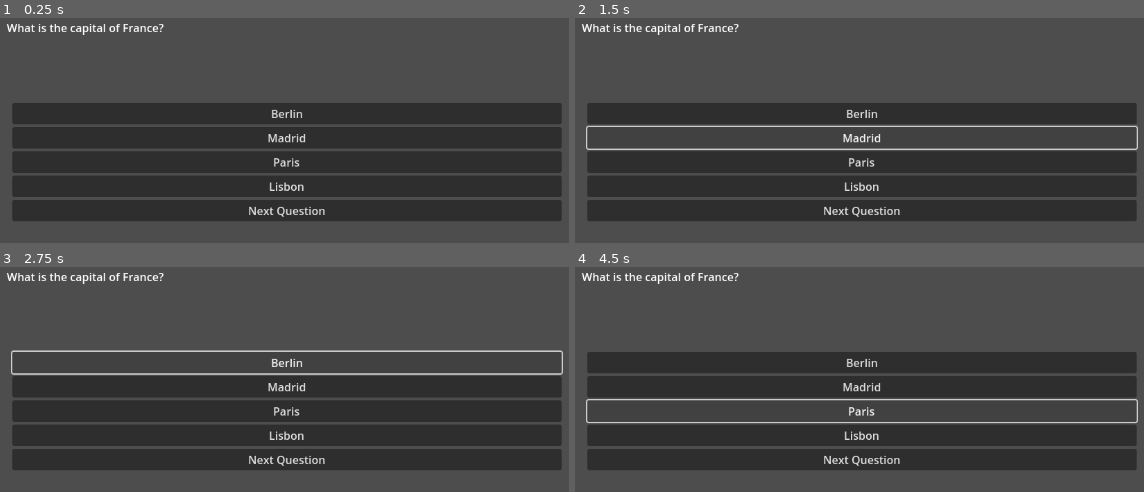
Above: before the commit, frames 1-4 (two rows, left to right).
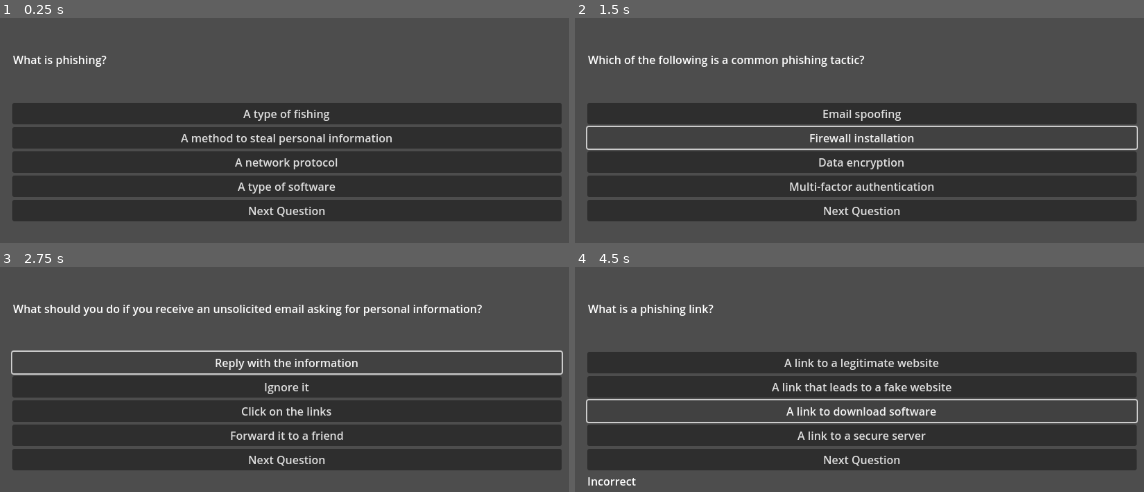
Above: after the commit, the same moments.

Repository: MagnusAustin/friendly-spork
Game: Godot game, scene res://control.tscn
Same seed, same stepped clock (60 frames per second), same inputs: the game is played once before the commit and once after it.
Inputs:
- Up to frame 1 (0.25 s): no input
- Up to frame 2 (1.5 s): click "Berlin" (after the commit: "A type of fishing") at 0.5 s; click "Madrid" (after the commit: "A method to steal personal in…") at 1.25 s
- Up to frame 3 (2.75 s): click "Berlin" (after the commit: "Email spoofing") at 2 s
- Up to frame 4 (4.5 s): click "Berlin" (after the commit: "Reply with the information") at 2.75 s; click "Madrid" (after the commit: "Ignore it") at 3.5 s; click "Paris" (after the commit: "A link to download software") at 4.25 s

The runs differ from the first frame. In frame 1, 2.7% of the frame differs, in the area x 1-69%, y 2-79%; in frame 2, 3.0%; in frame 3, 3.5%, in the area x 1-85%, y 2-77%; in frame 4, 3.2%.

Commit message:
Add files via upload

Diff:
--- a/Quizz/control.gd
+++ b/Quizz/control.gd
@@ -3,6 +3,7 @@
 var questions = []
 var options = []
 var current_question_index = 0
+var correct = []
 
 # Called when the node enters the scene tree for the first time.
 func _ready():
@@ -22,7 +23,9 @@
 	for i in range(json_result.size()):
 		options.append(json_result[i].get("options" , "Unknown"))
 
-	print(options[1])
+	for i in range(json_result.size()):
+		correct.append(json_result[i].get("correct_index" , "Unknown"))
+
 
 # Display the current question and options
 func show_question():
@@ -33,20 +36,65 @@
 	$VBoxContainer/OptionD.text = options[current_question_index][3]
 
 func next_question():
-	current_question_index +=1
-
-func _on_next_question_button_pressed():
-	if current_question_index >= 1:
-		$QuestionLabel.text = "Hooray"
-		$VBoxContainer/OptionA.queue_free()
-		$VBoxContainer/OptionB.queue_free()
-		$VBoxContainer/OptionC.queue_free()
-		$VBoxContainer/OptionD.queue_free()
-		$VBoxContainer/NextQuestionButton.queue_free()
+	if current_question_index >= 9:
+		out_of_bounds()
 	else:
-		next_question()
+		current_question_index +=1
+		$VBoxContainer/AnswerLabel.text = ''
 		$QuestionLabel.text = questions[current_question_index]
 		$VBoxContainer/OptionA.text = options[current_question_index][0]
 		$VBoxContainer/OptionB.text = options[current_question_index][1]
 		$VBoxContainer/OptionC.text = options[current_question_index][2]
 		$VBoxContainer/OptionD.text = options[current_question_index][3]
+
+func _on_next_question_button_pressed():
+	if current_question_index >= 9:
+		out_of_bounds()
+	else:
+		next_question()
+
+func out_of_bounds():
+	$VBoxContainer/AnswerLabel.queue_free()
+	$QuestionLabel.text = "Hooray"
+	$VBoxContainer/OptionA.queue_free()
+	$VBoxContainer/OptionB.queue_free()
+	$VBoxContainer/OptionC.queue_free()
+	$VBoxContainer/OptionD.queue_free()
+	$VBoxContainer/NextQuestionButton.queue_free()
+
+
+
+func _on_option_a_pressed():
+	if correct[current_question_index] == 0:
+		$VBoxContainer/AnswerLabel.text = "Correct"
+		next_question()
+	else:
+		$VBoxContainer/AnswerLabel.text = "Incorrect"
+		correct_ans()
+
+func _on_option_b_pressed():
+	if correct[current_question_index] == 1:
+		$VBoxContainer/AnswerLabel.text = "Correct"
+		next_question()
+	else:
+		$VBoxContainer/AnswerLabel.text = "Incorrect" # Replace with function body.
+		correct_ans()
+
+func _on_option_c_pressed():
+	if correct[current_question_index] == 2:
+		$VBoxContainer/AnswerLabel.text = "Correct"
+		next_question()
+	else:
+		$VBoxContainer/AnswerLabel.text = "Incorrect" # Replace with function body.
+		correct_ans()
+
+func _on_option_d_pressed():
+	if correct[current_question_index] == 3:
+		$VBoxContainer/AnswerLabel.text = "Correct"
+		next_question()
+	else:
+		$VBoxContainer/AnswerLabel.text = "Incorrect"
+		correct_ans()
+
+func correct_ans():
+	print(options[current_question_index][correct[current_question_index]])
--- a/Quizz/control.tscn
+++ b/Quizz/control.tscn
@@ -34,12 +34,15 @@
 layout_mode = 2
 text = "Next Question"
 
+[node name="AnswerLabel" type="Label" parent="VBoxContainer"]
+layout_mode = 2
+
 [node name="QuestionLabel" type="Label" parent="."]
 layout_mode = 2
-offset_left = 128.0
-offset_top = 128.0
-offset_right = 928.0
-offset_bottom = 192.0
+offset_left = 137.0
+offset_top = 174.0
+offset_right = 937.0
+offset_bottom = 238.0
 text = "Random"
 
 [connection signal="pressed" from="VBoxContainer/OptionA" to="." method="_on_option_a_pressed"]
--- a/Quizz/questions.json
+++ b/Quizz/questions.json
@@ -1,12 +1,52 @@
 [
 	{
-		"question": "What is the capital of France?",
-		"options": ["Berlin", "Madrid", "Paris", "Lisbon"],
-		"correct_index": 2
+		"question": "What is phishing?",
+		"options": ["A type of fishing", "A method to steal personal information", "A network protocol", "A type of software"],
+		"correct_index": 1
 	},
 	{
-		"question": "Which planet is known as the Red Planet?",
-		"options": ["Earth", "Mars", "Jupiter", "Saturn"],
+		"question": "Which of the following is a common phishing tactic?",
+		"options": ["Email spoofing", "Firewall installation", "Data encryption", "Multi-factor authentication"],
+		"correct_index": 0
+	},
+	{
+		"question": "What should you do if you receive an unsolicited email asking for personal information?",
+		"options": ["Reply with the information", "Ignore it", "Click on the links", "Forward it to a friend"],
+		"correct_index": 1
+	},
+	{
+		"question": "What is a phishing link?",
+		"options": ["A link to a legitimate website", "A link that leads to a fake website", "A link to download software", "A link to a secure server"],
+		"correct_index": 1
+	},
+	{
+		"question": "Which of the following is a sign of a phishing email?",
+		"options": ["Personalized greeting", "Poor spelling and grammar", "Professional design", "Company logo included"],
+		"correct_index": 1
+	},
+	{
+		"question": "What can you do to protect yourself from phishing?",
+		"options": ["Use a strong password", "Enable two-factor authentication", "Keep software updated", "All of the above"],
+		"correct_index": 3
+	},
+	{
+		"question": "What is spear phishing?",
+		"options": ["Phishing targeted at a specific individual or organization", "A type of fishing technique", "Phishing via social media", "General phishing attacks"],
+		"correct_index": 0
+	},
+	{
+		"question": "Which of the following tools can help detect phishing attempts?",
+		"options": ["Antivirus software", "Email filtering tools", "Web monitoring tools", "All of the above"],
+		"correct_index": 3
+	},
+	{
+		"question": "What should you do if you accidentally click on a phishing link?",
+		"options": ["Change your passwords immediately", "Ignore it", "Uninstall your browser", "Nothing, it's safe"],
+		"correct_index": 0
+	},
+	{
+		"question": "Which type of email address is often used in phishing attempts?",
+		"options": ["Corporate email addresses", "Generic email addresses (e.g., gmail.com, yahoo.com)", "Secure email services", "Verified email domains"],
 		"correct_index": 1
 	}
 ]
